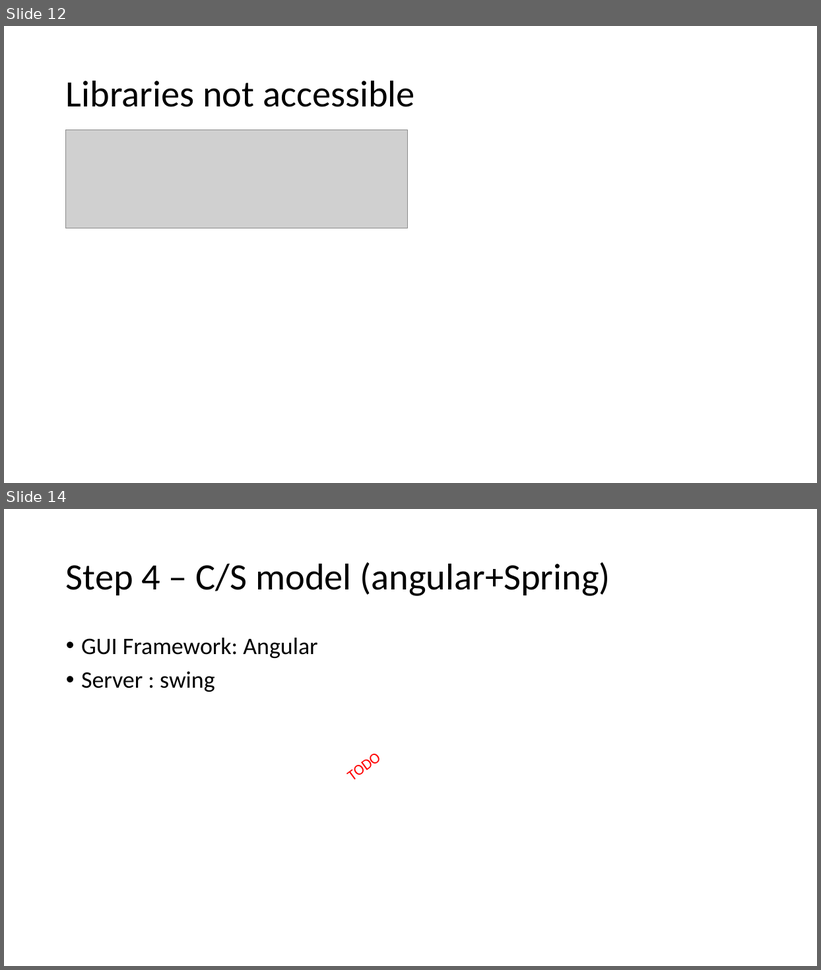
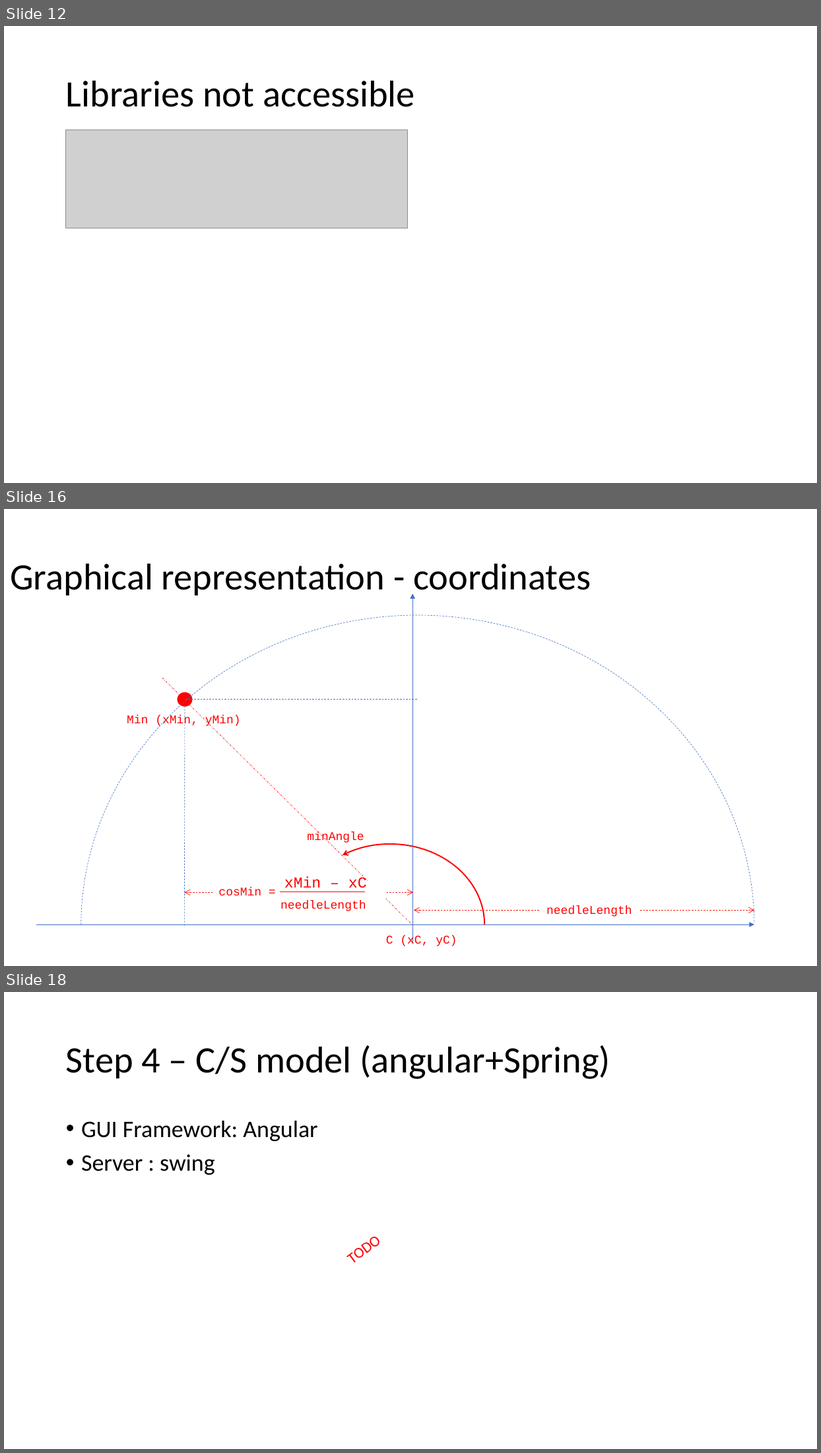
Before and after one commit to devidin/yavumeter, a slide deck: doc/Steps overview.pptx. Shown one above the other, each under a label of ours: slides 12 and 14 before the commit, slides 12, 16 and 18 after it; the slides between them are not shown. The pictures are 821x970 and 821x1453 pixels, drawn with LibreOffice and Linux fonts; fonts in the diff are those of the drawing; grey boxes stand for pictures. Boxes give left, top, right and bottom in pixels: in the first picture for what was removed or moved away, otherwise in the second. Text is boxed around its words. In the diff, an @@ line names an element or a change of style, - is before the commit and + after.

```diff
--- a/doc/Steps overview.pptx
+++ b/doc/Steps overview.pptx
@@ slide 16 added at bbox=[4, 509, 817, 966], background #FFFFFF @@
@@ title added at bbox=[10, 563, 591, 598], 44 pt, text #000000 @@
+Graphical representation - coordinates
@@ arrow added from (413, 943) to (413, 593), #4472C4 0.5 pt @@
@@ arc (boxed as its full ellipse) added at bbox=[81, 615, 754, 966], outline #4472C4 0.5 pt dashed @@
@@ line added from (162, 678) to (412, 925), #FF0000 0.5 pt dashed @@
@@ ellipse added at bbox=[178, 692, 193, 706], fill #FF0000, outline #FF0000 1 pt @@
@@ line added from (185, 706) to (185, 927), #4472C4 0.5 pt dashed @@
@@ line added from (185, 699) to (418, 699), #4472C4 0.5 pt dashed @@
@@ text added at bbox=[127, 715, 241, 727], 14 pt, text #FF0000 @@
+Min (xMin, yMin)
@@ arc (boxed as its full ellipse) added at bbox=[296, 844, 484, 966], outline #FF0000 1.5 pt @@
@@ text added at bbox=[307, 832, 364, 843], 14 pt, text #FF0000 @@
+minAngle
@@ text added at bbox=[284, 877, 367, 892], 18 pt, text #FF0000 @@
+xMin – xC
@@ double arrow added from (185, 892) to (413, 892), #FF0000 0.5 pt dashed @@
@@ text added at bbox=[218, 887, 261, 896], 14 pt, text #FF0000 @@
+cosMin =
@@ rectangle added at bbox=[275, 894, 373, 916], fill #FFFFFF, 14 pt, text #FF0000 @@
+needleLength
@@ line added from (281, 892) to (365, 892), #FF0000 0.5 pt @@
@@ double arrow added from (414, 910) to (755, 910), #FF0000 0.5 pt dashed @@
@@ text added at bbox=[547, 906, 632, 917], 14 pt, text #FF0000 @@
+needleLength
@@ arrow added from (36, 925) to (755, 925), #4472C4 0.5 pt @@
@@ text added at bbox=[386, 935, 457, 947], 14 pt, text #FF0000 @@
+C (xC, yC)
@@ what was slide 14 is now slide 18 @@
```
Also in this commit, not shown: 1 slide changed, 3 other slides added.
